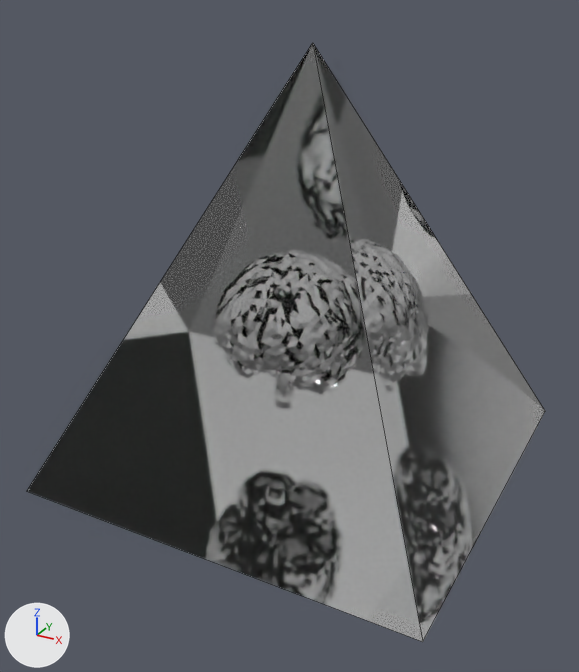
The glTF model public/images/web3d.glb: old version first, new version second.
Rendered twice from a 50 mm camera at (1.66, -3.23, 2.24) aimed at (-0.04, -0.13, 0.69). Every picture has the same lights, and +X, +Y and +Z are marked at lower left. The picture after the commit comes second. Mesh edges are drawn as thin lines. Where no turn or scale is listed for an object, it has been applied to the vertices.
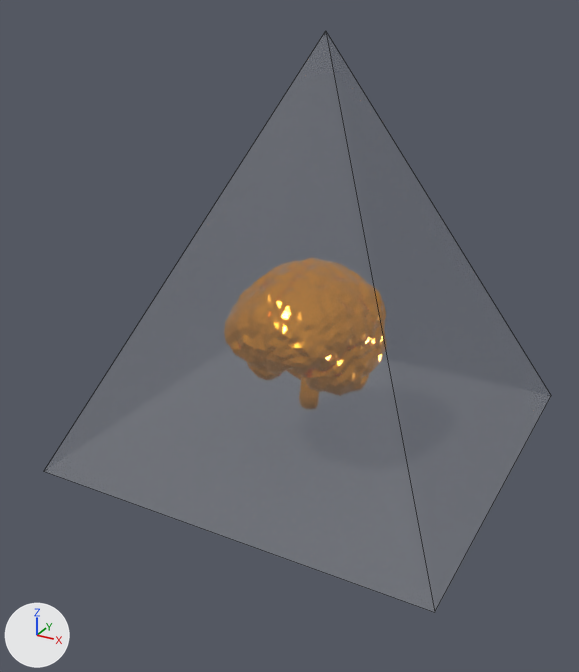
Pixel boxes [x1, y1, x2, y2] of what changed, in the pictures (579 x 672 px):
'Cube', surface changed, moved
    before: [27, 43, 545, 642]
    after: [44, 31, 551, 613]

What changed in the scene script:
```text
Change mat_material_001:
    remove mat_material_001.transmission_weight = 1.0
    mat_material_001.roughness: 0.041 -> 0.503
    mat_material_001.alpha: 1.0 -> 0.0634
Change ob_cube:
    ob_cube.location: (0.0, 0.0, 1.008) -> (0.0, 0.12, 1.051)
```
